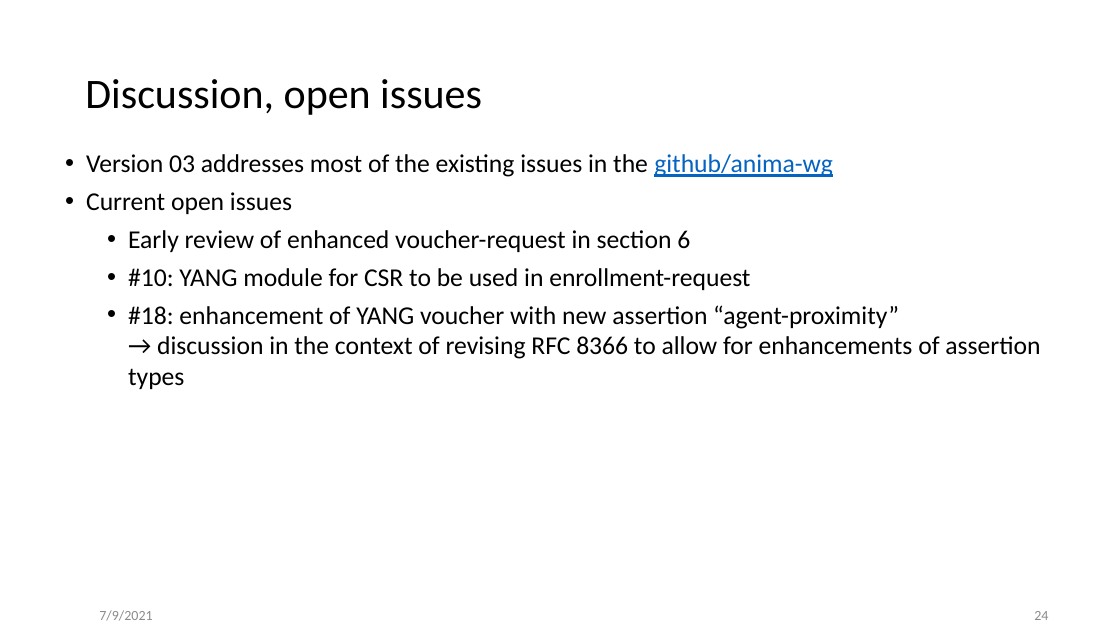
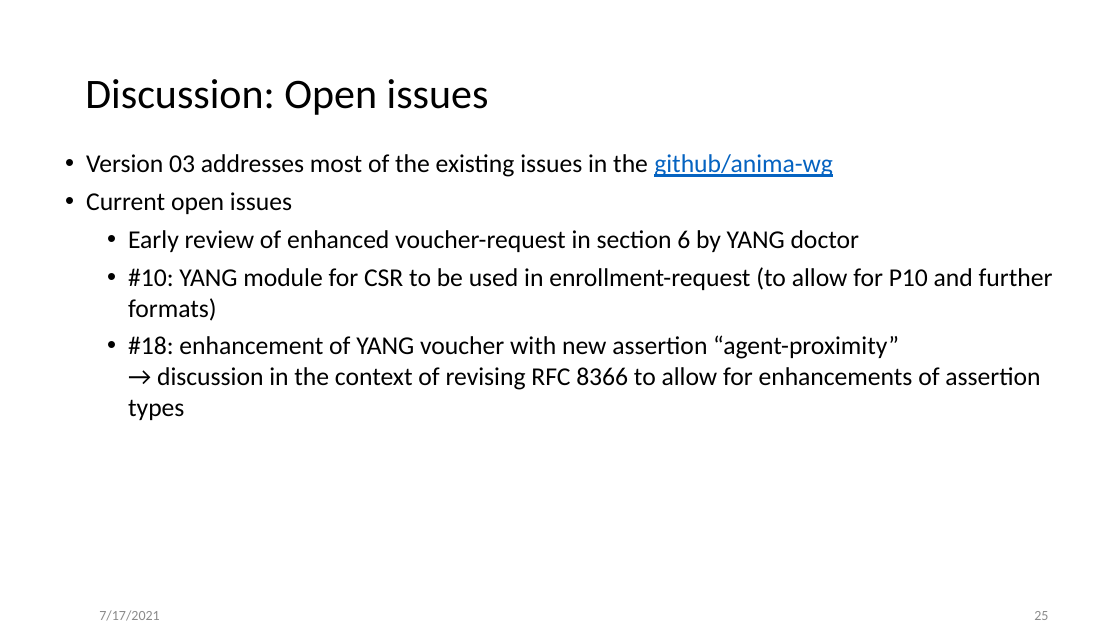
Before and after one commit to anima-wg/anima-brski-ae, a slide deck: slide 25 of presentations/slides-111-BRSKI-AE.pptx (slide 24 before the commit). Drawn at 1120x630 pixels with LibreOffice and Linux fonts; fonts in the diff are those of the drawing. Boxes give left, top, right and bottom in pixels: in the first picture for what was removed or moved away, otherwise in the second. Text is boxed around its words. In the diff, an @@ line names an element or a change of style, - is before the commit and + after.

```diff
--- a/presentations/slides-111-BRSKI-AE.pptx
+++ b/presentations/slides-111-BRSKI-AE.pptx
@@ title at (85, 79, 489, 115): text changed @@
-Discussion, open issues
+Discussion: Open issues
@@ text at (128, 230, 1053, 321): text changed @@
-  • Early review of enhanced voucher-request in section 6
-  • #10: YANG module for CSR to be used in enrollment-request
+  • Early review of enhanced voucher-request in section 6 by YANG doctor
+  • #10: YANG module for CSR to be used in enrollment-request (to allow for P10 and further formats)
@@ text at (99, 610, 159, 621): text changed @@
-7/9/2021
+7/17/2021
@@ page number at (1034, 611, 1048, 620): text changed @@
-24
+25
```
Also in this commit, not shown: 22 other slides changed, 2 slides added.
